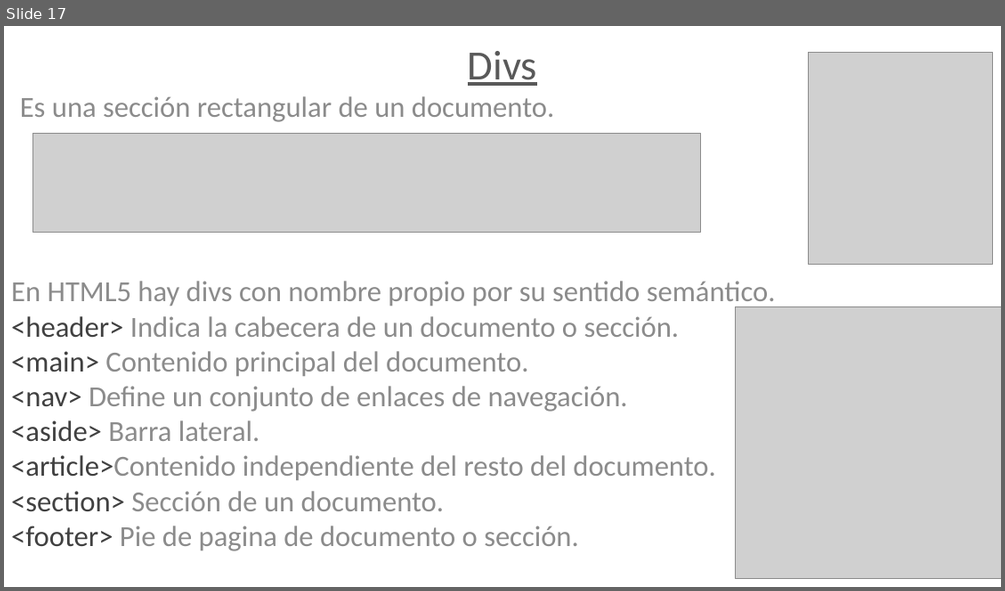
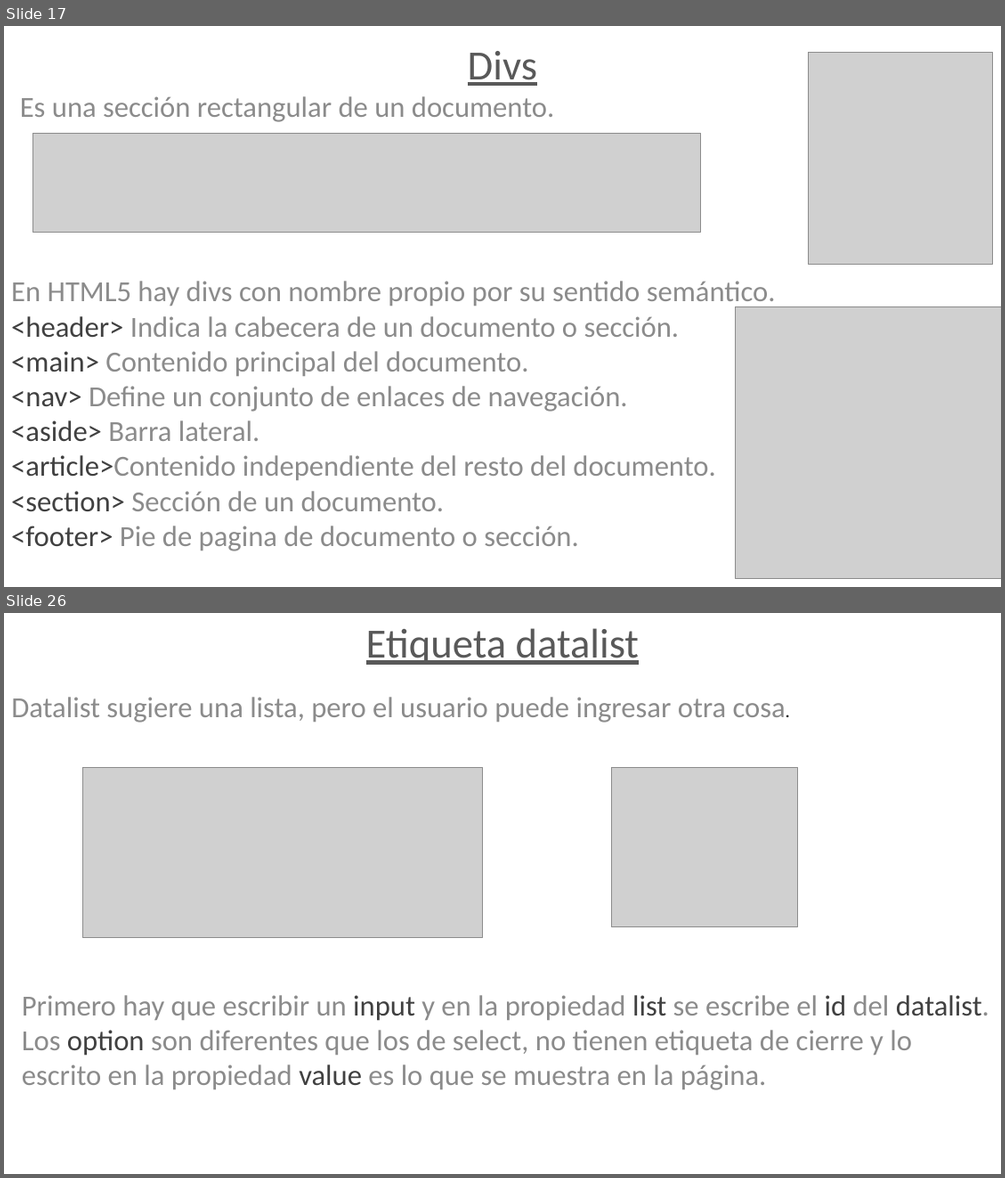
Before and after one commit to juanjomac/ApunteHtml, a slide deck: Presentación1.pptx. Shown one above the other, each under a label of ours: slide 17 before the commit, slides 17 and 26 after it; the slides between them are not shown. The pictures are 1005x591 and 1005x1178 pixels, drawn with LibreOffice and Linux fonts; fonts in the diff are those of the drawing; grey boxes stand for pictures. Boxes give left, top, right and bottom in pixels: in the first picture for what was removed or moved away, otherwise in the second. Text is boxed around its words. In the diff, an @@ line names an element or a change of style, - is before the commit and + after.

```diff
--- a/Presentación1.pptx
+++ b/Presentación1.pptx
@@ slide 26 added at (x1=4, y1=613, x2=1001, y2=1174), background #FFFFFF @@
@@ text added at (x1=11, y1=628, x2=785, y2=722), 28 pt, text #8C8C8C @@
+Etiqueta datalist
+Datalist sugiere una lista, pero el usuario puede ingresar otra cosa.
@@ picture added at (x1=83, y1=767, x2=484, y2=937) @@
@@ picture added at (x1=611, y1=767, x2=797, y2=926) @@
@@ text added at (x1=22, y1=995, x2=989, y2=1090), 28 pt, text #8C8C8C @@
+Primero hay que escribir un input y en la propiedad list se escribe el id del datalist. Los option son diferentes que los de select, no tienen etiqueta de cierre y lo escrito en la propiedad value es lo que se muestra en la página.
```
Also in this commit, not shown: 13 other slides added.
